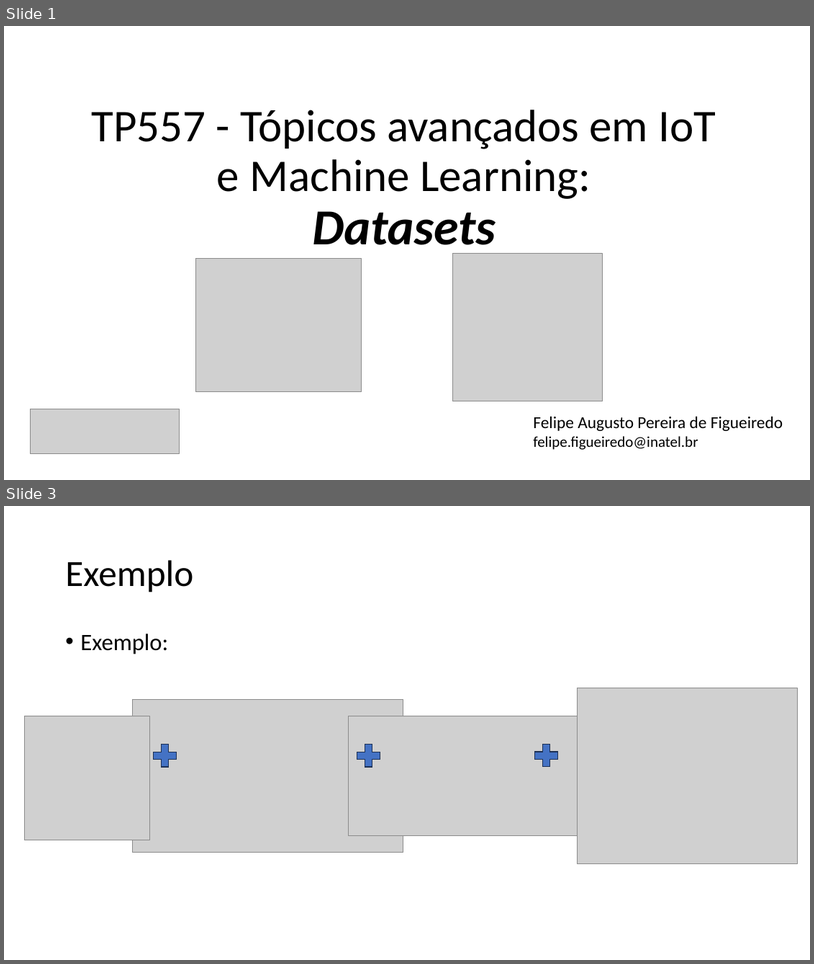
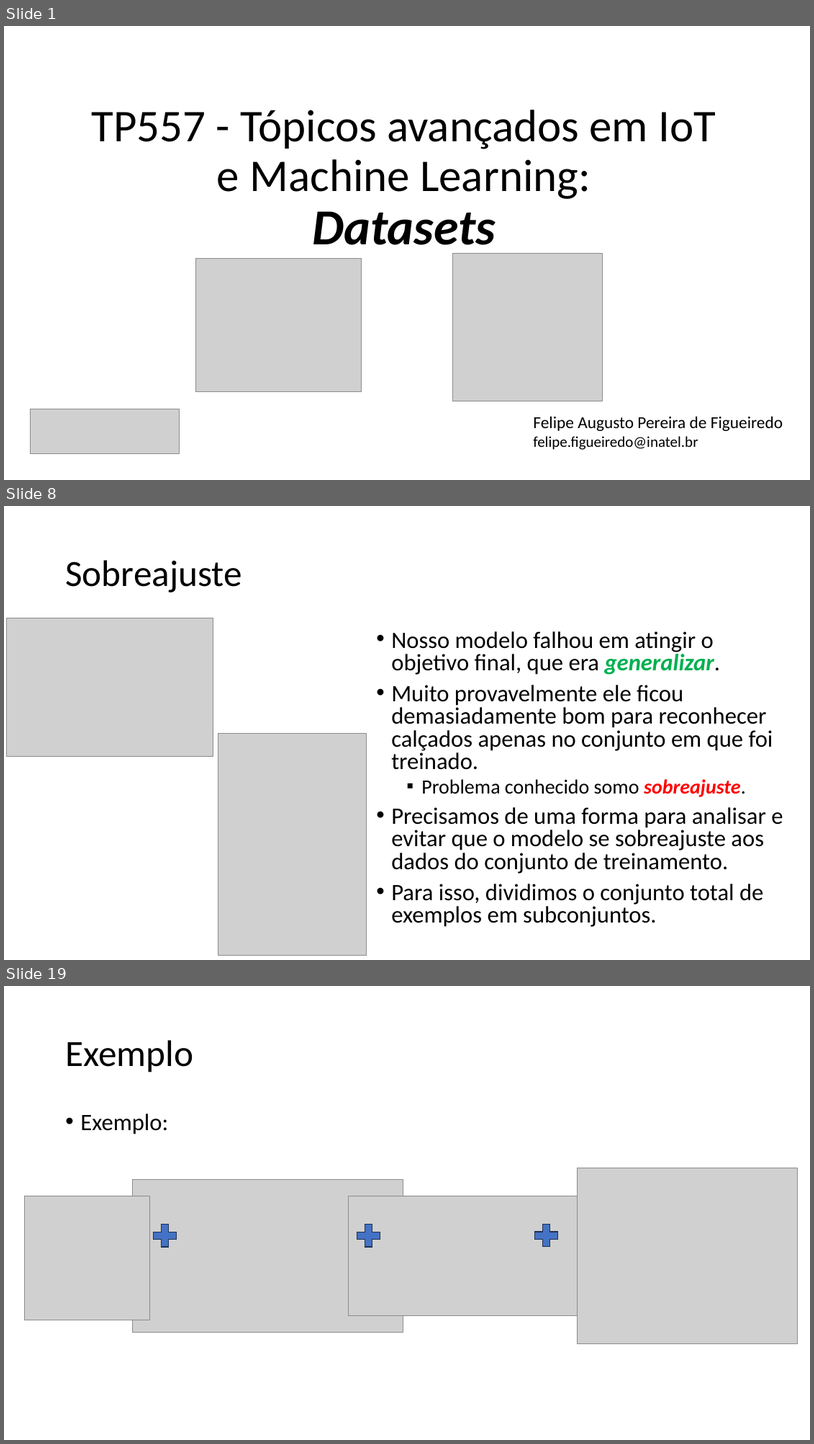
Before and after one commit to zz4fap/tp557-iot-ml, a slide deck: slides/TP557_10_Datasets.pptx. Shown one above the other, each under a label of ours: slides 1 and 3 before the commit, slides 1, 8 and 19 after it; the slides between them are not shown. The pictures are 814x964 and 814x1444 pixels, drawn with LibreOffice and Linux fonts; fonts in the diff are those of the drawing; grey boxes stand for pictures. Boxes give left, top, right and bottom in pixels: in the first picture for what was removed or moved away, otherwise in the second. Text is boxed around its words. In the diff, an @@ line names an element or a change of style, - is before the commit and + after.

```diff
--- a/slides/TP557_10_Datasets.pptx
+++ b/slides/TP557_10_Datasets.pptx
@@ slide 8 added at (4, 506, 810, 960), background #FFFFFF @@
@@ title added at (65, 560, 242, 592), 44 pt, text #000000 @@
+Sobreajuste
@@ picture added at (7, 618, 214, 757) @@
@@ text added at (391, 631, 783, 926), 28 pt, text #000000 @@
+• Nosso modelo falhou em atingir o objetivo final, que era generalizar.
+• Muito provavelmente ele ficou demasiadamente bom para reconhecer calçados apenas no conjunto em que foi treinado.
+  ▪ Problema conhecido somo sobreajuste.
+• Precisamos de uma forma para analisar e evitar que o modelo se sobreajuste aos dados do conjunto de treinamento.
+• Para isso, dividimos o conjunto total de exemplos em subconjuntos.
@@ picture added at (219, 733, 367, 955) @@
@@ what was slide 3 is now slide 19 @@
```
Also in this commit, not shown: 1 slide changed, 15 other slides added, 2 other files.
